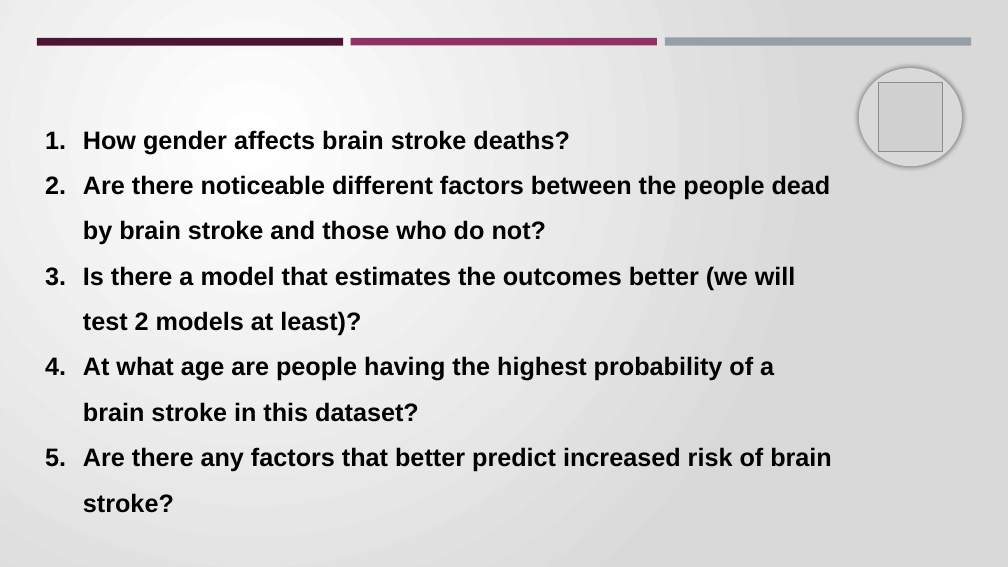
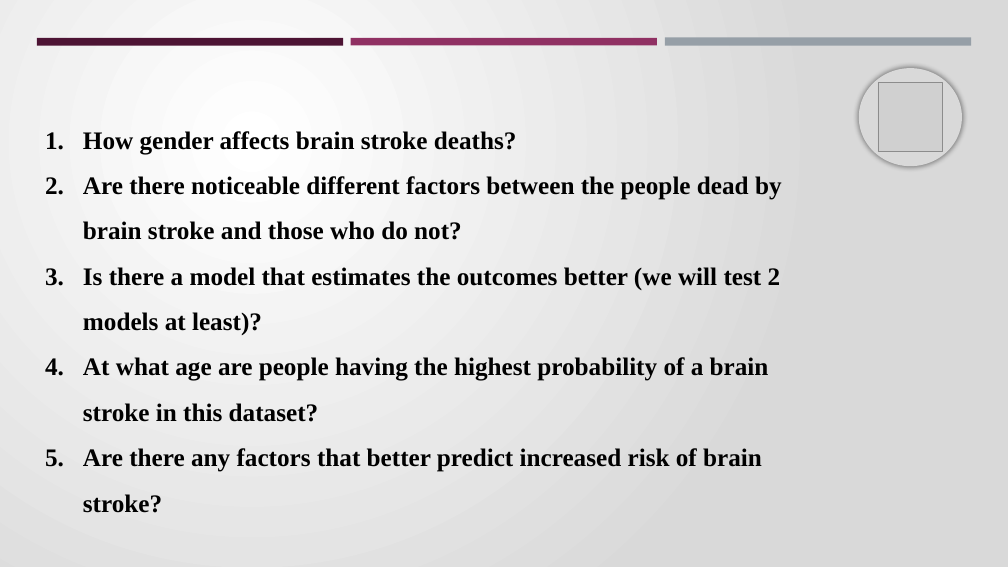
Before and after one commit to candidamg/Brain_Stroke_Prediction, a slide deck: slide 11 of Brain_Stroke_PP.pptx (slide 7 before the commit). Drawn at 1008x567 pixels with LibreOffice and Linux fonts; fonts in the diff are those of the drawing; grey boxes stand for pictures. Boxes give left, top, right and bottom in pixels: in the first picture for what was removed or moved away, otherwise in the second. Text is boxed around its words. In the diff, an @@ line names an element or a change of style, - is before the commit and + after.

```diff
--- a/Brain_Stroke_PP.pptx
+++ b/Brain_Stroke_PP.pptx
@@ text "How gender affects brain stroke ..." at [83, 131, 782, 513]: font Arial to Times New Roman @@
```
Also in this commit, not shown: 6 other slides changed, 6 slides added, 2 slides removed.
